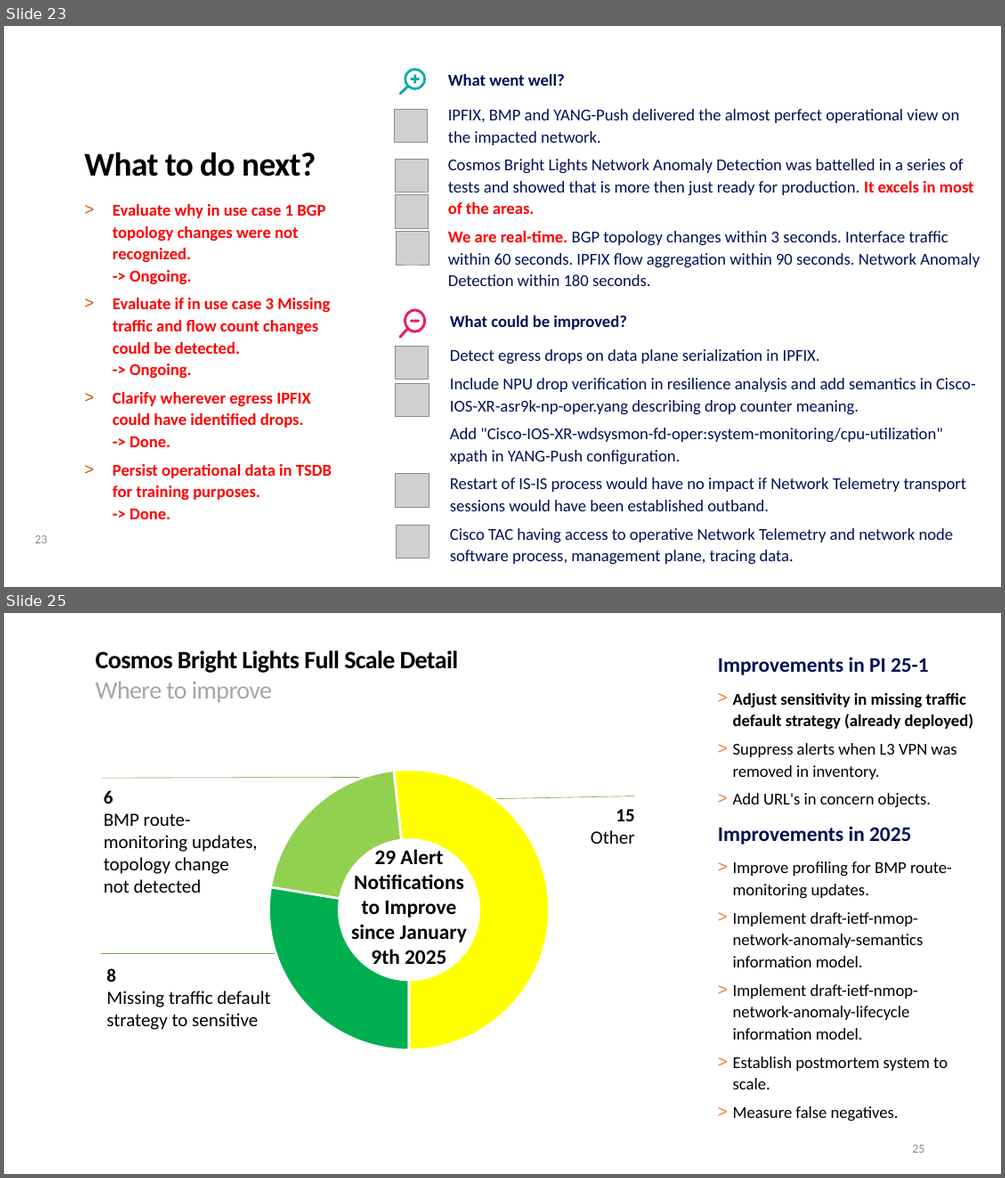
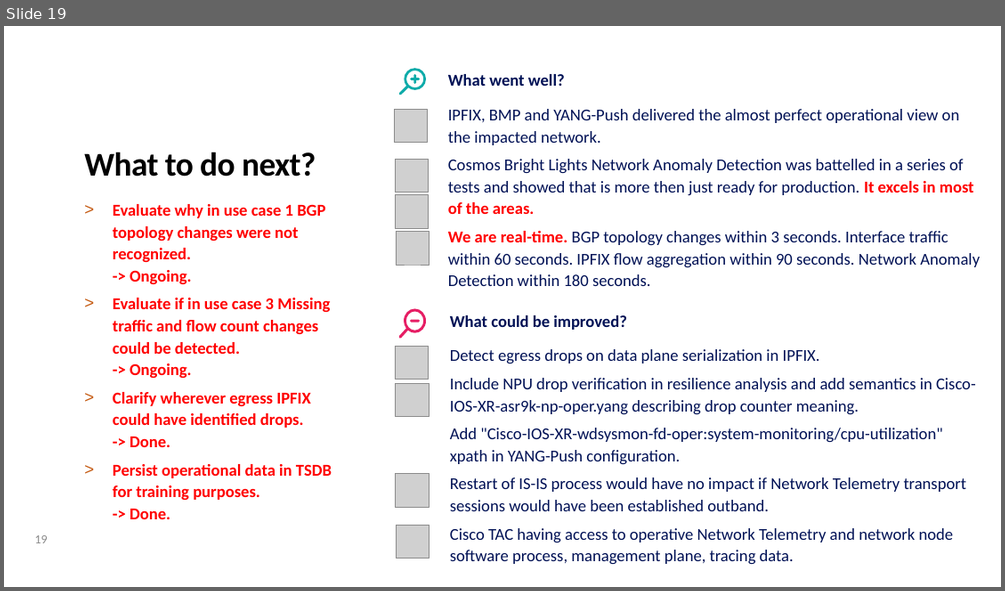
Before and after one commit to network-analytics/ietf-network-analytics-document-status, a slide deck: 122/NMOP/nmop-interim-swisscom-network-analytics-network-incident-postmortem.pptx. Shown one above the other, each under a label of ours: slides 23 and 25 before the commit, slide 19 after it; the slides between them are not shown. The pictures are 1005x1178 and 1005x591 pixels, drawn with LibreOffice and Linux fonts; fonts in the diff are those of the drawing; grey boxes stand for pictures. Boxes give left, top, right and bottom in pixels: in the first picture for what was removed or moved away, otherwise in the second. Text is boxed around its words. In the diff, an @@ line names an element or a change of style, - is before the commit and + after.

```diff
--- a/122/NMOP/nmop-interim-swisscom-network-analytics-network-incident-postmortem.pptx
+++ b/122/NMOP/nmop-interim-swisscom-network-analytics-network-incident-postmortem.pptx
@@ slide 25 removed at (4, 613, 1001, 1174), background #FFFFFF @@
@@ text removed at (96, 650, 459, 703) @@
-Cosmos Bright Lights Full Scale Detail
-Where to improve
@@ text removed at (718, 657, 974, 1121) @@
-Improvements in PI 25-1
-> Adjust sensitivity in missing traffic default strategy (already deployed)
-> Suppress alerts when L3 VPN was removed in inventory.
-> Add URL's in concern objects.
-Improvements in 2025
-> Improve profiling for BMP route-monitoring updates.
-> Implement draft-ietf-nmop-network-anomaly-semantics information model.
-> Implement draft-ietf-nmop-network-anomaly-lifecycle information model.
-> Establish postmortem system to scale.
-> Measure false negatives.
@@ doughnut chart removed at (259, 713, 558, 1108) @@
-categories: 1, 2, 3
-Series 1: 28, 21, 52
@@ line removed from (102, 778) to (362, 778) @@
@@ text removed at (104, 790, 258, 892) @@
-6
-BMP route-monitoring updates, topology change not detected
@@ line removed from (496, 798) to (635, 796) @@
@@ ellipse removed at (310, 804, 509, 1008) @@
-29 Alert Notifications to Improve since January 9th 2025
@@ text removed at (591, 809, 635, 844) @@
-15
-Other
@@ line removed from (101, 953) to (310, 953) @@
@@ text removed at (106, 968, 270, 1030) @@
-8
-Missing traffic default strategy to sensitive
@@ page number removed at (912, 1144, 924, 1152) @@
-25
@@ what was slide 23 is now slide 19 @@
@@ page number at (35, 535, 48, 543): text changed @@
-23
+19
```
Also in this commit, not shown: 1 slide changed, 6 other slides removed, 1 other file.
